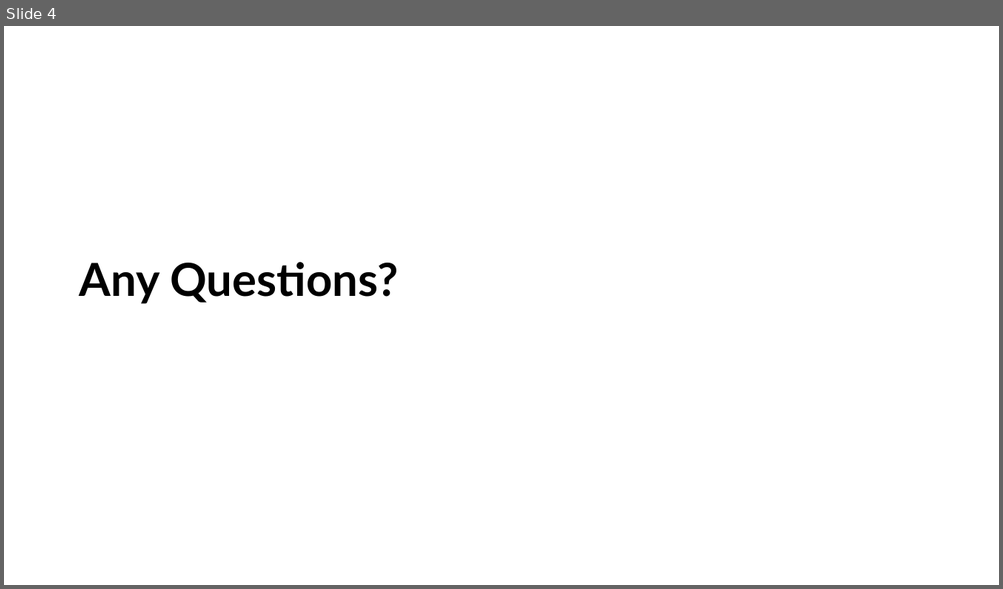
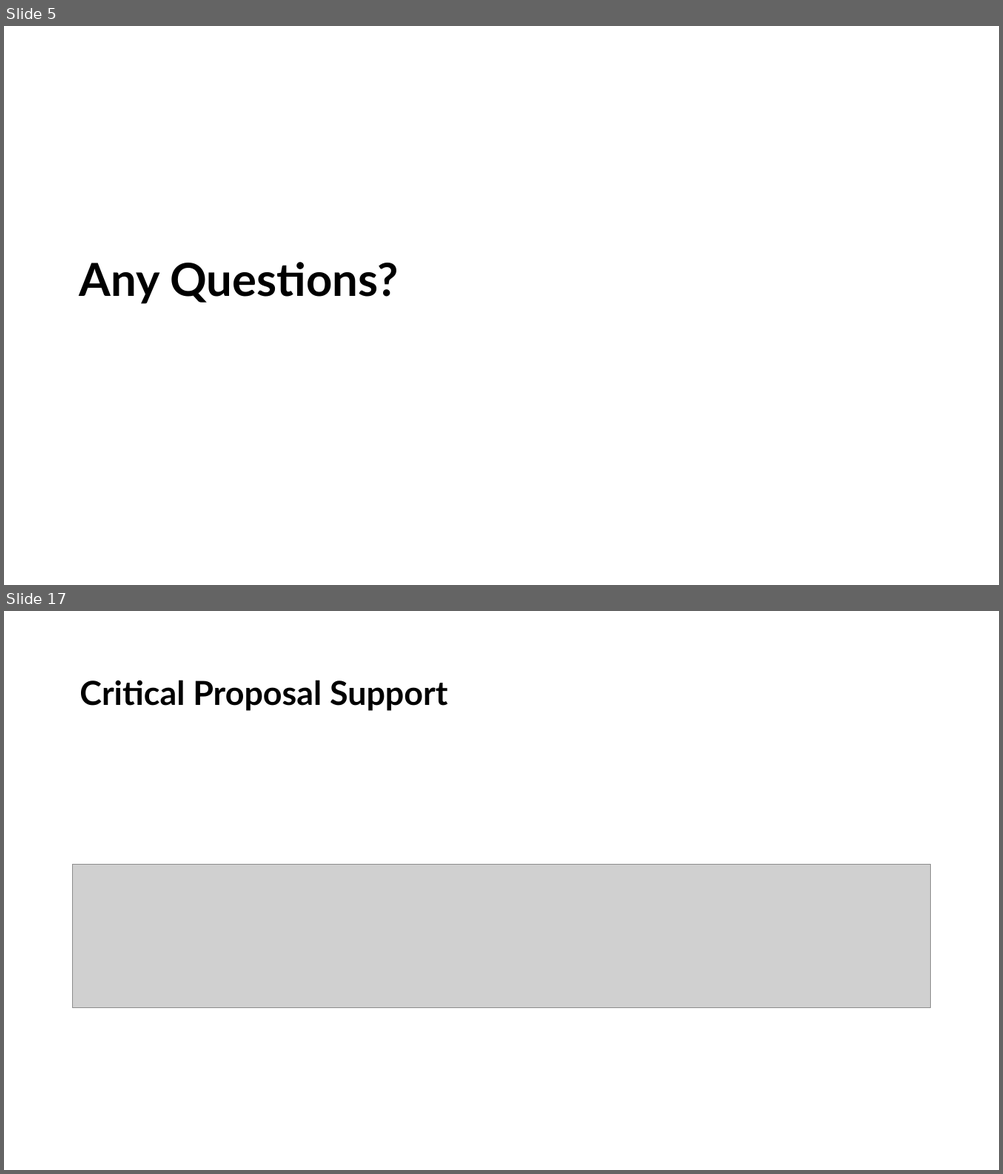
Before and after one commit to LittleMonkeyLab/PS52007Dslides, a slide deck: _site/lectures/Lecture03/Lecture03.pptx. Shown one above the other, each under a label of ours: slide 4 before the commit, slides 5 and 17 after it; the slides between them are not shown. The pictures are 1003x589 and 1003x1174 pixels, drawn with LibreOffice and Linux fonts; fonts in the diff are those of the drawing; grey boxes stand for pictures; background and template pictures are left out. Boxes give left, top, right and bottom in pixels: in the first picture for what was removed or moved away, otherwise in the second. Text is boxed around its words. In the diff, an @@ line names an element or a change of style, - is before the commit and + after.

```diff
--- a/_site/lectures/Lecture03/Lecture03.pptx
+++ b/_site/lectures/Lecture03/Lecture03.pptx
@@ slide 17 added at (4,611,999,1170), background #FFFFFF @@
@@ title added at (79,680,448,711), 32 pt, text #000000, bold @@
+Critical Proposal Support
@@ picture added at (73,865,930,1008) @@
@@ what was slide 4 is now slide 5 @@
```
Also in this commit, not shown: 2 slides changed, 22 other slides added, 1 slide removed, 47 other files.
